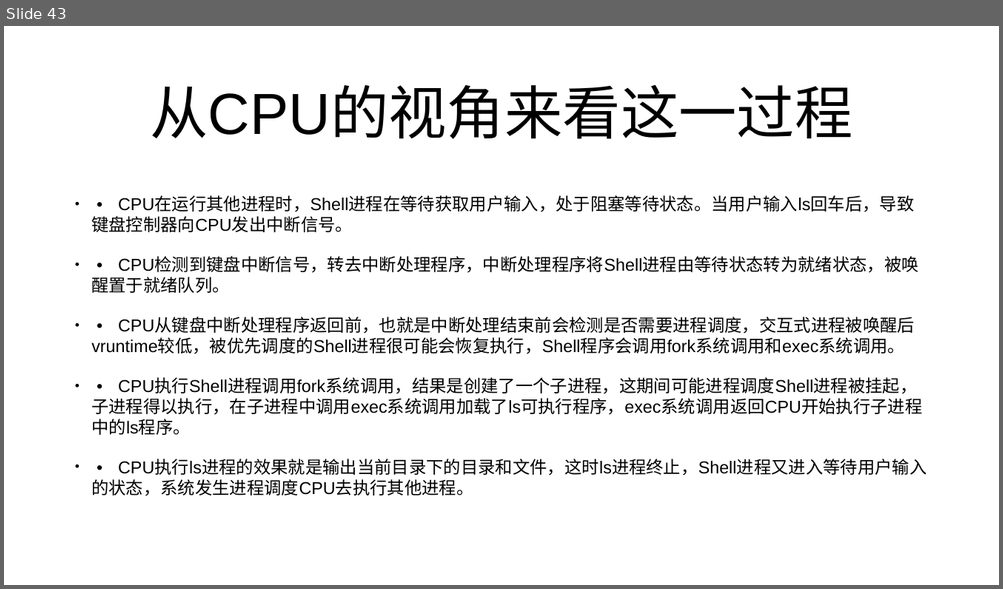
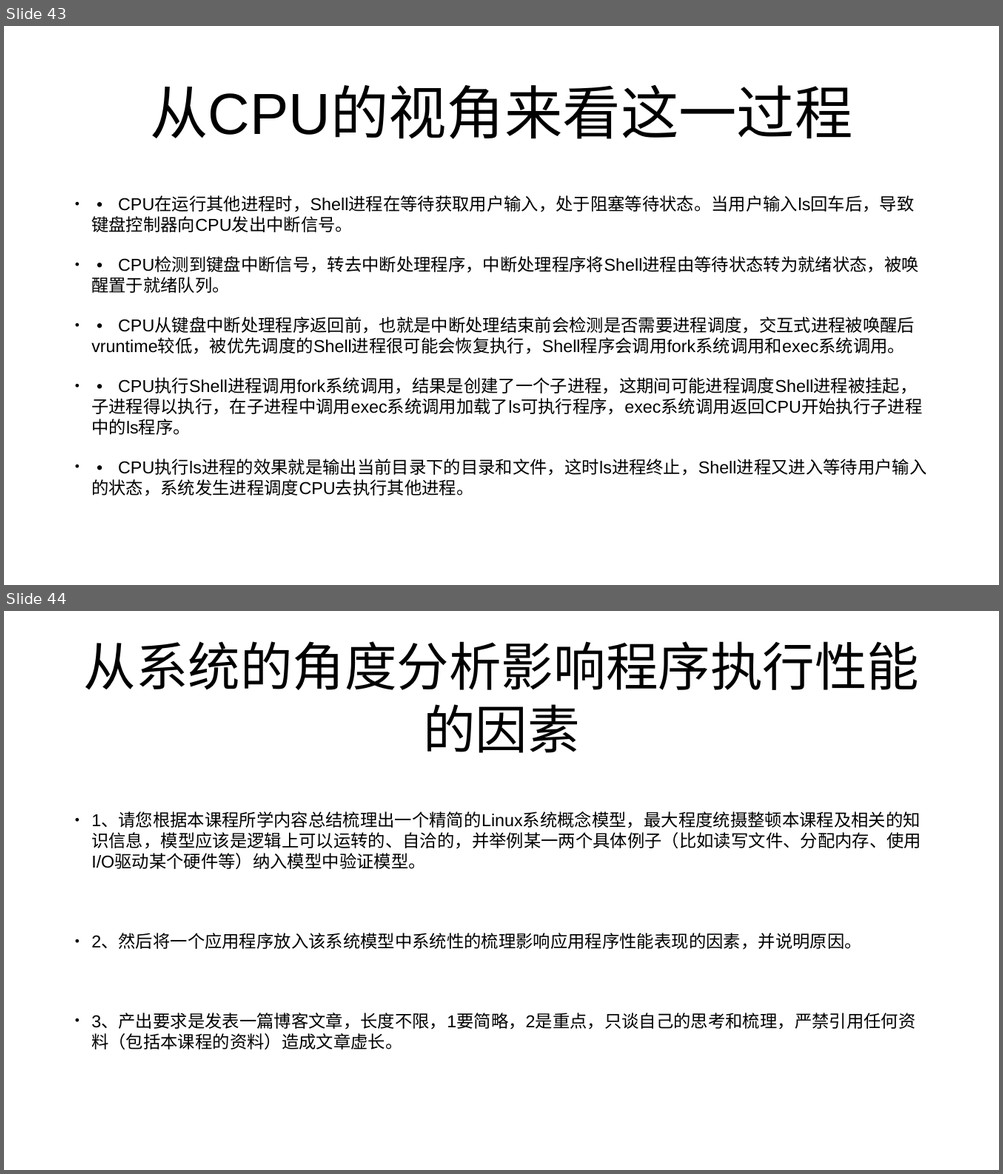
Before and after one commit to mengning/linuxkernel, a slide deck: ppt/进程的切换和系统的一般执行过程.pptx. Shown one above the other, each under a label of ours: slide 43 before the commit, slides 43 and 44 after it. The pictures are 1003x589 and 1003x1174 pixels, drawn with LibreOffice and Linux fonts; fonts in the diff are those of the drawing. Boxes give left, top, right and bottom in pixels: in the first picture for what was removed or moved away, otherwise in the second. Text is boxed around its words. In the diff, an @@ line names an element or a change of style, - is before the commit and + after.

```diff
--- a/ppt/进程的切换和系统的一般执行过程.pptx
+++ b/ppt/进程的切换和系统的一般执行过程.pptx
@@ slide 44 added at [4,611,999,1170], background #FFFFFF @@
@@ title added at [84,641,919,753], 100.8 pt, text #000000 @@
+从系统的角度分析影响程序执行性能的因素
@@ text added at [91,813,921,1050], 33.3 pt, text #000000 @@
+• 1、请您根据本课程所学内容总结梳理出一个精简的Linux系统概念模型，最大程度统摄整顿本课程及相关的知识信息，模型应该是逻辑上可以运转的、自洽的，并举例某一两个具体例子（比如读写文件、分配内存、使用I/O驱动某个硬件等）纳入模型中验证模型。
+• 2、然后将一个应用程序放入该系统模型中系统性的梳理影响应用程序性能表现的因素，并说明原因。
+• 3、产出要求是发表一篇博客文章，长度不限，1要简略，2是重点，只谈自己的思考和梳理，严禁引用任何资料（包括本课程的资料）造成文章虚长。
```
Also in this commit, not shown: 8 slides changed.
